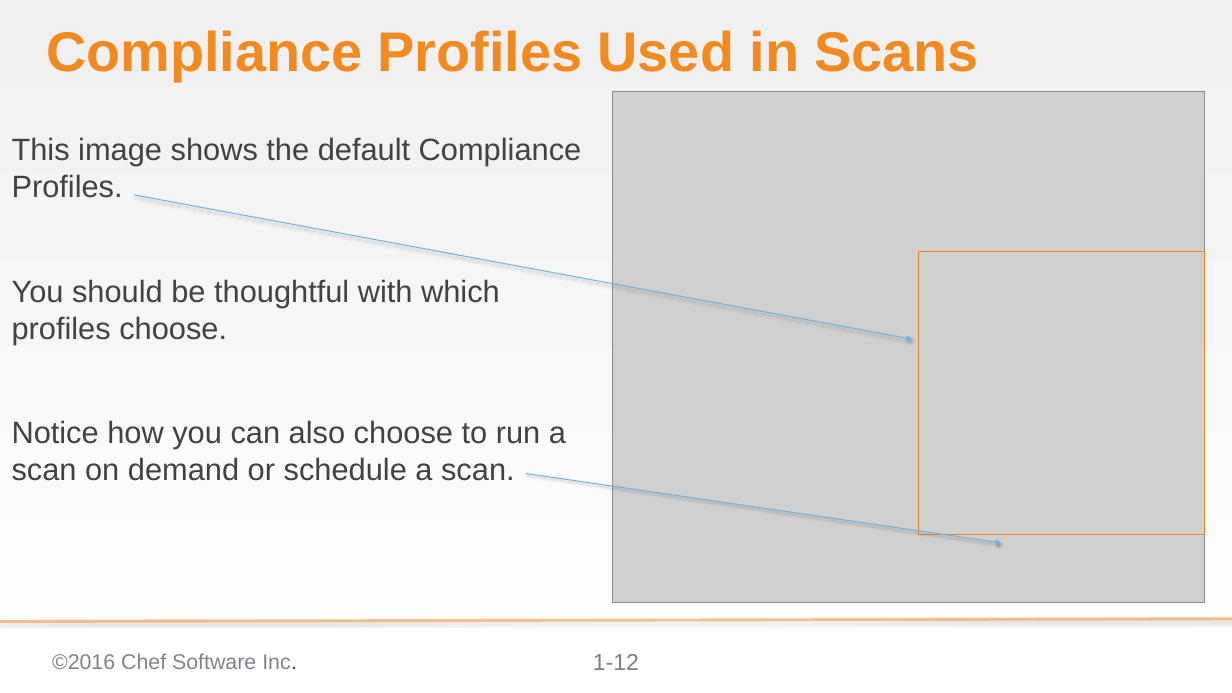
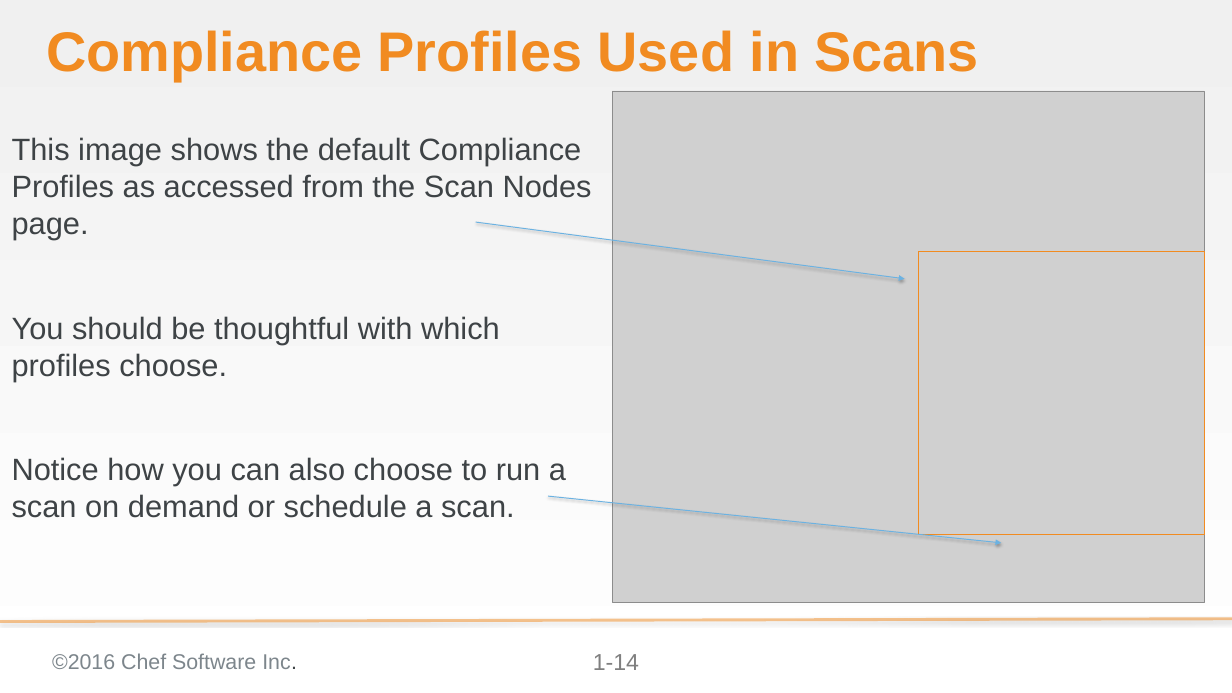
Before and after one commit to bchamby/chef-compliance-installation-configuration-operation, a slide deck: slide 14 of 03-initial-configuration-scans.pptx (slide 12 before the commit). Drawn at 1232x693 pixels with LibreOffice and Linux fonts; fonts in the diff are those of the drawing; grey boxes stand for pictures; background and template pictures are left out. Boxes give left, top, right and bottom in pixels: in the first picture for what was removed or moved away, otherwise in the second. Text is boxed around its words. In the diff, an @@ line names an element or a change of style, - is before the commit and + after.

```diff
--- a/03-initial-configuration-scans.pptx
+++ b/03-initial-configuration-scans.pptx
@@ text at [12,137,592,240]: text changed @@
-This image shows the default Compliance Profiles.
+This image shows the default Compliance Profiles as accessed from the Scan Nodes page.
@@ arrow moved from (134, 195) - (913, 340) to (475, 222) - (904, 279) @@
@@ arrow moved from (526, 473) - (1001, 543) to (548, 496) - (1001, 543) @@
@@ page number at [593,654,639,670]: text changed @@
-1-12
+1-14
```
Also in this commit, not shown: 3 other slides changed, 7 slides added, 1 slide removed.
